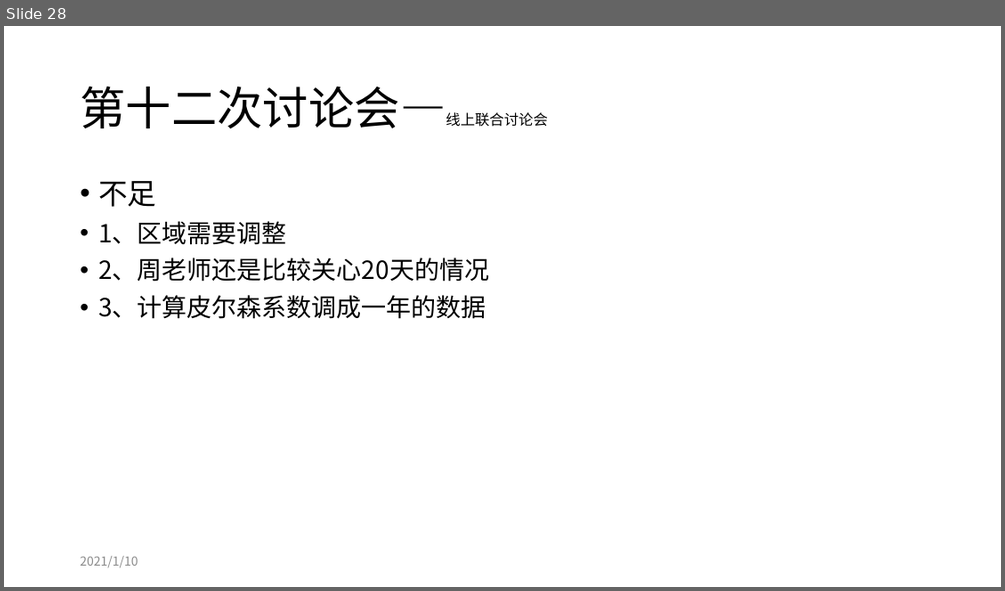
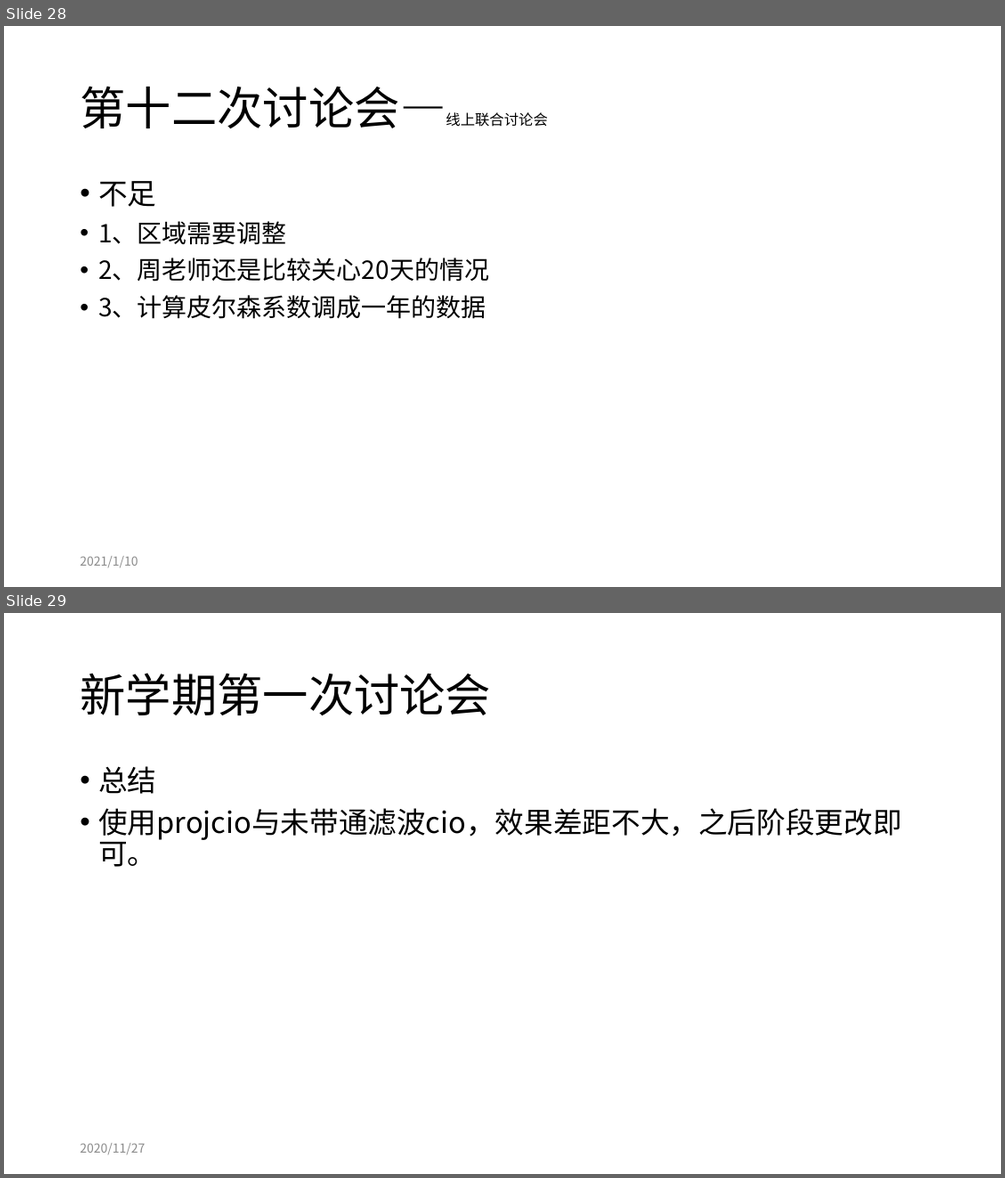
Before and after one commit to tureful/tureful.github.io, a slide deck: documents/workshop_summary.pptx. Shown one above the other, each under a label of ours: slide 28 before the commit, slides 28 and 29 after it. The pictures are 1005x591 and 1005x1178 pixels, drawn with LibreOffice and Linux fonts; fonts in the diff are those of the drawing. Boxes give left, top, right and bottom in pixels: in the first picture for what was removed or moved away, otherwise in the second. Text is boxed around its words. In the diff, an @@ line names an element or a change of style, - is before the commit and + after.

```diff
--- a/documents/workshop_summary.pptx
+++ b/documents/workshop_summary.pptx
@@ slide 29 added at [4,613,1001,1174], background #FFFFFF @@
@@ title added at [80,673,491,715], 44 pt, text #000000 @@
+新学期第一次讨论会
@@ text added at [98,766,901,867], 28 pt, text #000000 @@
+• 总结
+• 使用projcio与未带通滤波cio，效果差距不大，之后阶段更改即可。
@@ text added at [80,1143,145,1154], 12 pt, text #8C8C8C @@
+2020/11/27
```
Also in this commit, not shown: 4 other slides added, 2 other files.
